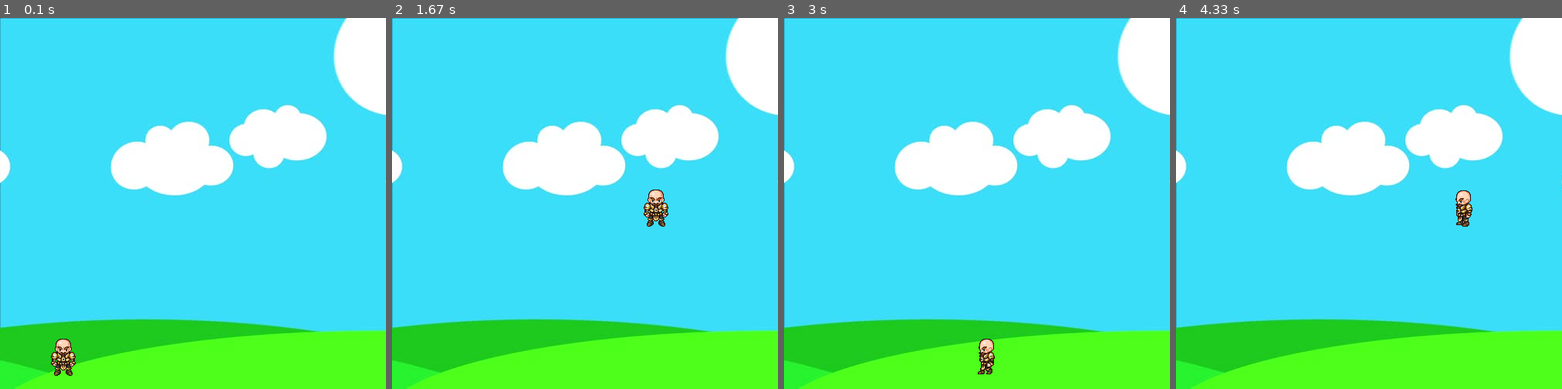
Above: before the commit, frames 1-4 (left to right).
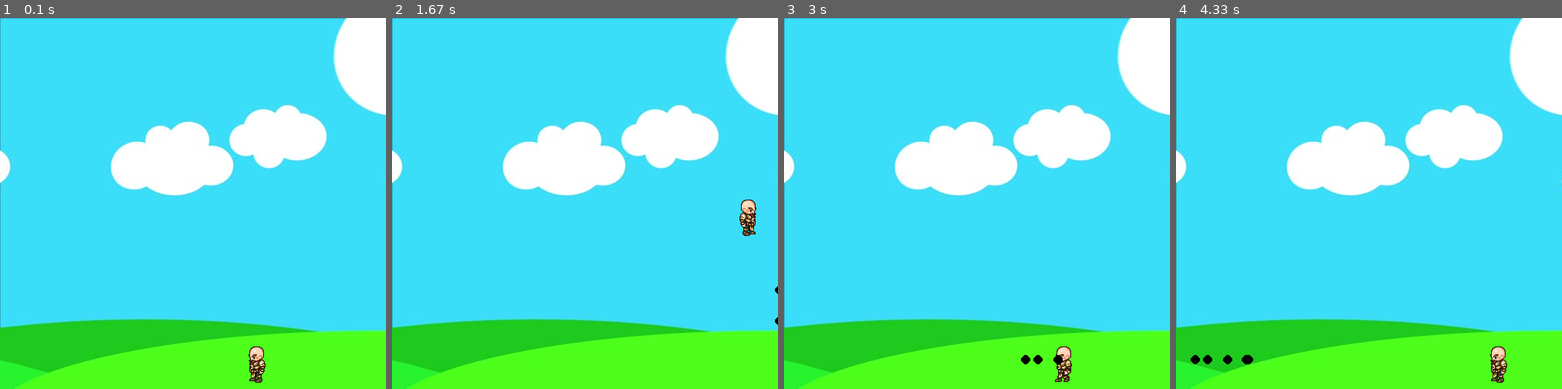
Above: after the commit, the same moments.

Repository: ezraelz/python_basics
Game: pygame game, started from pygame/firstGame.py
The game is run twice, just before and just after one commit, with the same random seed, the same clock (stepped at 60 frames per second) and the same inputs.
Inputs:
- Up to frame 1 (0.1 s): no input
- Up to frame 2 (1.67 s): hold Space 0.33-0.8 s; hold Right 0.33-0.8 s; hold Right 0.83-1.3 s; tap Space at 0.9, 1.2, 1.4 s; hold Up 1.33-1.63 s
- Up to frame 3 (3 s): hold Right 1.67-2.13 s; tap Space at 1.73, 2.03, 2.23, 2.53, 2.8 s; hold Left 2.17-2.7 s; hold Left from 2.73 s (still down)
- Up to frame 4 (4.33 s): tap Space at 3.1, 3.23, 3.63, 3.93, 4.3 s; release Left at 3.13 s; hold Up 3.17-3.53 s; hold Right 3.57-4.2 s; hold Left from 4.23 s (still down)

The runs differ from the first frame. In frame 1, 0.8% of the frame differs, in the area x 13-69%, y 86-99%; in frame 2, 0.8%; in frame 3, 0.8%; in frame 4, 0.9%, in the area x 3-86%, y 46-99%.

Commit message:
pygame 3rd tut sprites

Diff:
--- a/pygame/firstGame.py
+++ b/pygame/firstGame.py
@@ -20,71 +20,115 @@
 clock = pyg.time.Clock()
 
 screenWidth = 500
-x = 50
-y = 400
-width = 40
-height = 60
-vel = 10
 
-isJump = False
-jumpCount = 10
-left = False
-right = False
-walkCount = 0
+class Player:
+    def __init__(self, x, y, width, height):
+        self.x = x
+        self.y = y
+        self.width = width
+        self.height = height
+        self.vel = 5
+        self.isJump = False
+        self.jumpCount = 10
+        self.left = False
+        self.right = False
+        self.walkCount = 0
+        self.standing = True
+
+    def draw(self,win):
+        if self.walkCount + 1 >= 27:
+            self.walkCount = 0
+
+        if not(self.standing):
+            if self.left:
+                win.blit(walkLeft[self.walkCount//3], (self.x, self.y))
+                self.walkCount += 1
+            elif self.right:
+                win.blit(walkRight[self.walkCount//3], (self.x, self.y))
+                self.walkCount += 1
+        else:
+            if self.right:
+                win.blit(walkRight[0], (self.x, self.y))
+            else:
+                win.blit(walkLeft[0], (self.x, self.y))
+
+class projectile(object):
+    def __init__(self, x, y, radius, color, facing):
+        self.x = x
+        self.y = y
+        self.radius = radius
+        self.color = color
+        self.facing = facing
+        self.vel = 8 * facing
+
+    def draw(self, win):
+        pyg.draw.circle(win, self.color, (self.x, self.y), self.radius)
 
 def redrawGameWindow():
     global walkCount
 
     win.blit(bg, (0, 0))
+    man.draw(win)
 
-    if walkCount + 1 >= 27:
-        walkCount = 0
-    if left:
-        win.blit(walkLeft[walkCount//3], (x, y))
-        walkCount += 1
-    elif right:
-        win.blit(walkRight[walkCount//3], (x, y))
-        walkCount += 1
-    else:
-        win.blit(char, (x, y))
+    for bullet in bullets:
+        bullet.draw(win)
+
     pyg.display.update()
 
+#main loop
+man = Player(300, 410, 64, 64)
 running = True
+bullets = []
 while running:
     clock.tick(27)
     for event in pyg.event.get():
         if event.type == pyg.QUIT:
             running = False
 
+    for bullet in bullets:
+        if bullet.x < 500 and bullet.x > 0:
+            bullet.x += bullet.vel
+        else:
+            bullets.pop(bullets.index(bullet))
+
     keys = pyg.key.get_pressed()
-    if keys[pyg.K_LEFT] and x > vel:
-        x -= vel
-        left = True
-        right = False
-    elif keys[pyg.K_RIGHT] and x < screenWidth - width - vel:
-        x += vel
-        left = False
-        right = True
+
+    if keys[pyg.K_SPACE]:
+        if man.left:
+            facing = -1
+        else:
+            facing = 1
+        if len(bullets) < 5:
+            bullets.append(projectile(round(man.x + man.width//2), round(man.y + man.height//2), 6, (0,0,0), facing))
+
+    if keys[pyg.K_LEFT] and man.x > man.vel:
+        man.x -= man.vel
+        man.left = True
+        man.right = False
+        man.standing = False
+    elif keys[pyg.K_RIGHT] and man.x < screenWidth - man.width - man.vel:
+        man.x += man.vel
+        man.left = False
+        man.right = True
+        man.standing = False
     else:
-        right = False
-        left = False
-        walkCount = 0
-    if not isJump:
-        if keys[pyg.K_SPACE]:
-            isJump = True
-            right = False
-            left = False
-            walkCount = 0
+        man.standing = True
+        man.walkCount = 0
+    if not man.isJump:
+        if keys[pyg.K_UP]:
+            man.isJump = True
+
+            man.walkCount = 0
     else:
-        if jumpCount >= -10:
+        if man.jumpCount >= -10:
             neg = 1
-            if jumpCount < 0:
+            if man.jumpCount < 0:
                 neg = -1
-            y -= (jumpCount ** 2) * 0.5 * neg
-            jumpCount -= 1
+            man.y -= (man.jumpCount ** 2) * 0.5 * neg
+            man.jumpCount -= 1
         else:
-            isJump = False
-            jumpCount = 10
+            man.isJump = False
+            man.jumpCount = 10
 
     redrawGameWindow()
 
